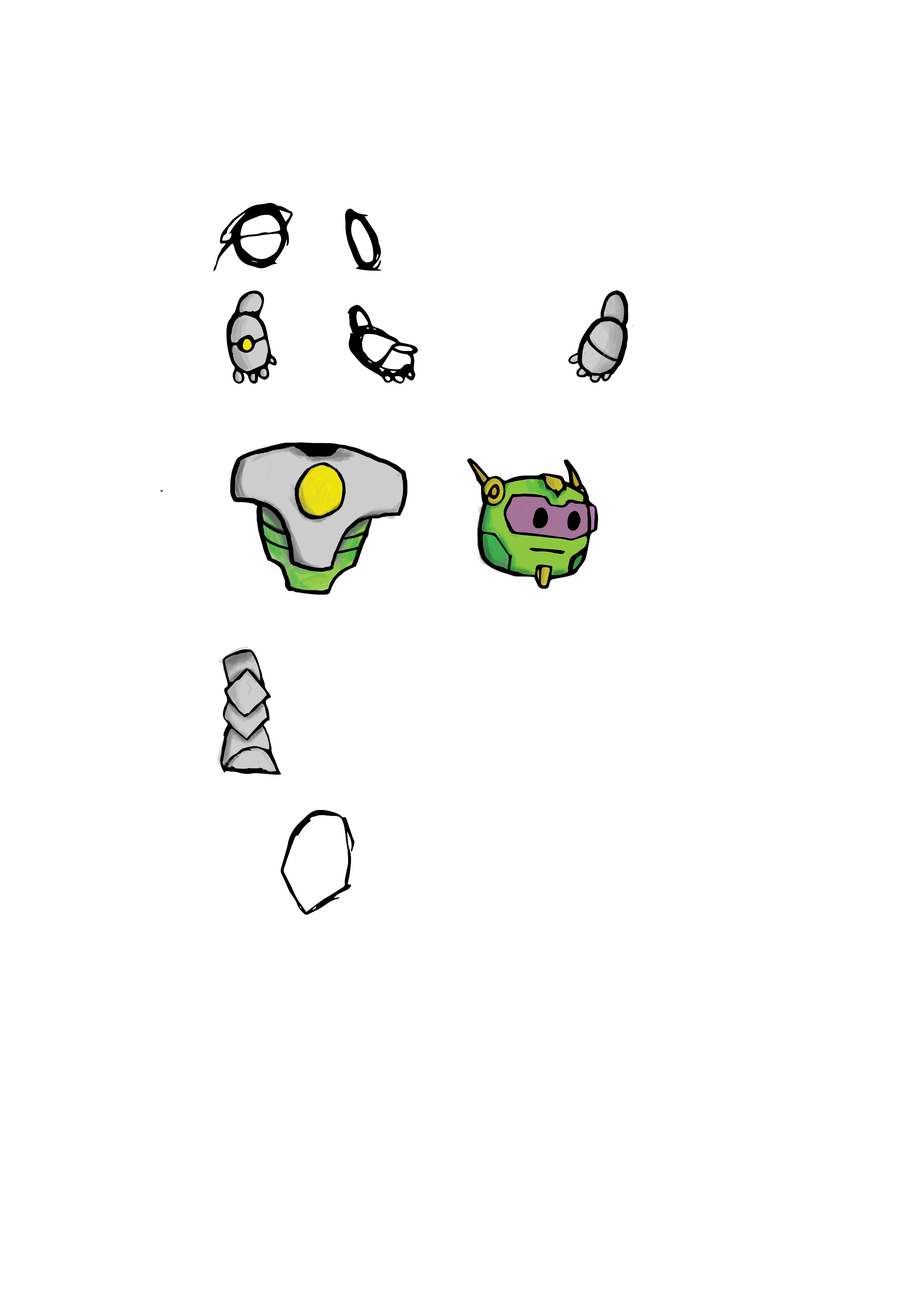
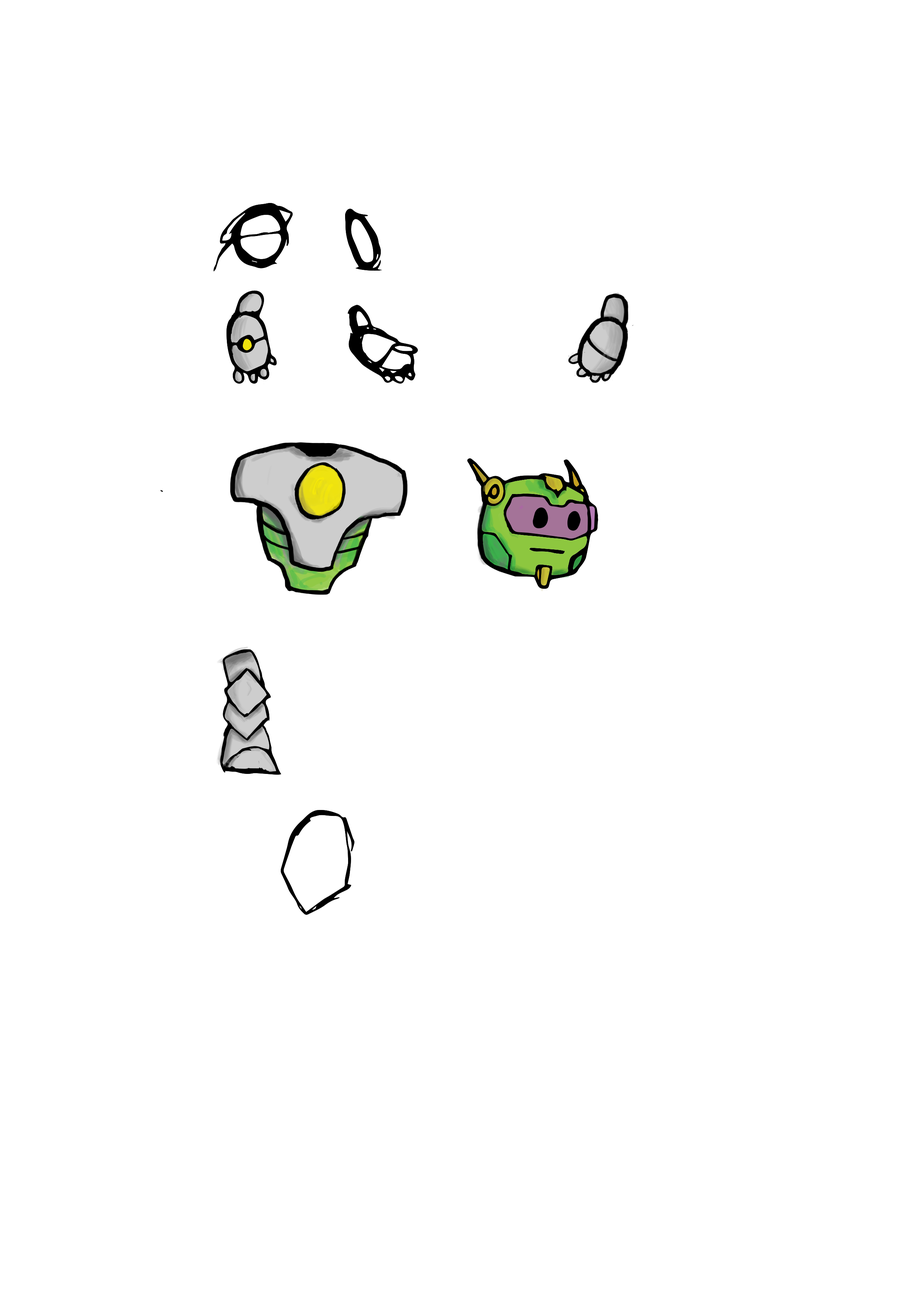
Two versions of the same layered image (923x1304). Layer-by-layer changes:
painted on "outlines" over 605, 289, 628, 304
painted on "Layer 4" over 604, 290, 628, 305
